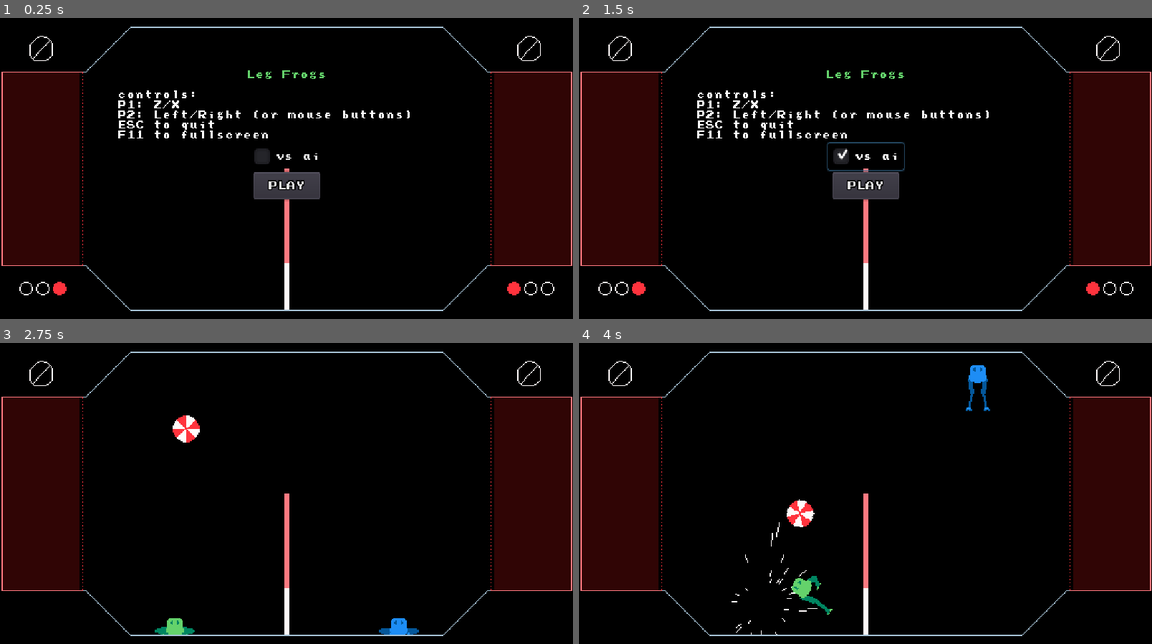
Above: before the commit, frames 1-4 (two rows, left to right).
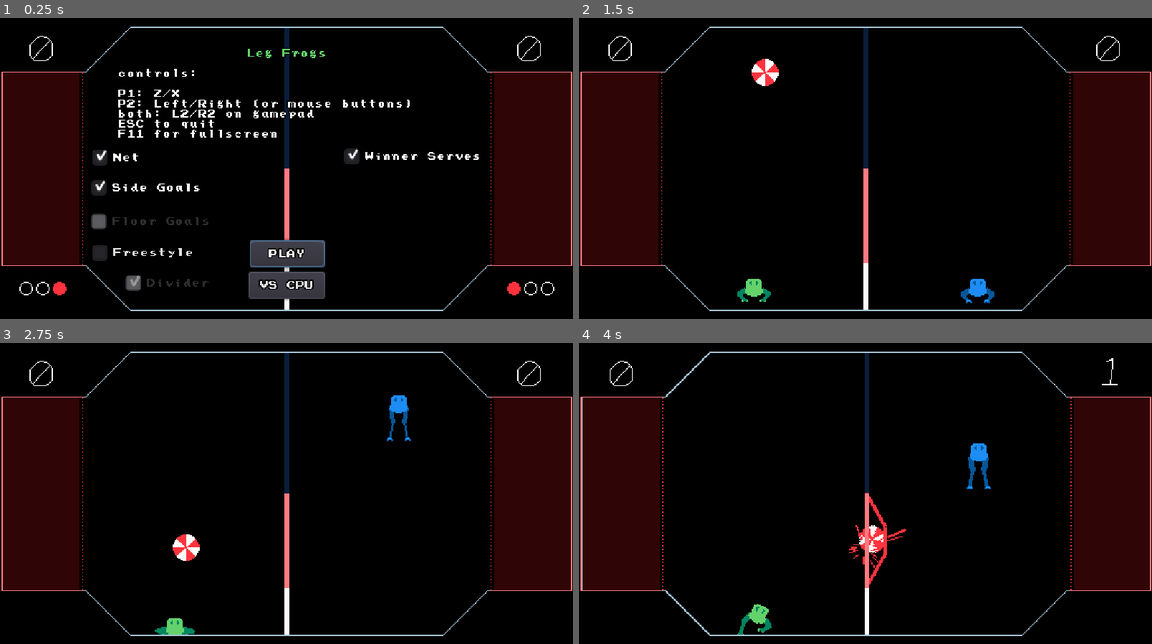
Above: after the commit, the same moments.

Repository: uzkbwza/leg-frogs
Game: Godot game, scene res://Game.tscn
The game is run twice, just before and just after one commit, with the same random seed, the same clock (stepped at 60 frames per second) and the same inputs.
Inputs (mouse positions are in pixels of both pictures, inside the frame that each line leads up to):
- Up to frame 1 (0.25 s): no input
- Up to frame 2 (1.5 s): click (865, 156) at 0.5 s, where only the run before the commit has a clickable "vs ai"; click (865, 285) at 1.25 s, where only the run after the commit has a clickable "VS CPU"
- Up to frame 3 (2.75 s): click (286, 511) at 2 s, where only the run before the commit has a clickable "PLAY"
- Up to frame 4 (4 s): tap Enter (ui_accept) at 2.75, 2.85, 3.02, 3.32, 3.6, 3.77 s; hold Z (left_foot) from 3.53 s (still down)

The runs differ from the first frame. In frame 1, 6.7% of the frame differs, in the area x 15-84%, y 3-95%; in frame 2, 3.7%; in frame 3, 1.6%; in frame 4, 3.3%.

Commit message:
day1 update

Diff:
--- a/Ball.gd
+++ b/Ball.gd
@@ -67,6 +67,8 @@
 			num_bounces = 0
 		if body.is_in_group("floor"):
 			num_bounces += 1
+			if get_parent().freestyle:
+				num_bounces = 1
 			if num_bounces > 2:
 				emit_signal("hit", global_position, true)
 				get_parent().score(last_side_hit, true)
@@ -81,6 +83,10 @@
 		else:
 			emit_signal("hit", hit_point, false)
 	elif body.is_in_group("net"):
+		if linear_velocity.x < 0:
+			last_side_hit = Game.Side.Right
+		elif linear_velocity.x > 0:
+			last_side_hit = Game.Side.Left
 		if !scored:
 			get_parent().score(last_side_hit, true)
 		if can_hit_effect:
--- a/BallHitter.gd
+++ b/BallHitter.gd
@@ -10,7 +10,7 @@
 
 func _ready():
 	prev_position = global_position
-
+	add_collision_exception_with(get_parent())
 func _physics_process(delta):
 	angle = (global_position - prev_position).angle()
 	prev_position = global_position
--- a/Foot.tscn
+++ b/Foot.tscn
@@ -24,7 +24,7 @@
 texture = ExtResource( 3 )
 
 [node name="Collider" type="StaticBody2D" parent="Sprite"]
-collision_layer = 4
+collision_layer = 6
 collision_mask = 0
 script = ExtResource( 2 )
 
--- a/Frog.tscn
+++ b/Frog.tscn
@@ -28,7 +28,7 @@
 
 [node name="Frog" type="RigidBody2D"]
 collision_layer = 2
-collision_mask = 1057
+collision_mask = 1059
 mass = 0.5
 physics_material_override = SubResource( 1 )
 gravity_scale = 3.0
@@ -53,7 +53,7 @@
 input_action = "right_foot"
 
 [node name="ObjectCollider" type="StaticBody2D" parent="."]
-collision_layer = 4
+collision_layer = 6
 collision_mask = 0
 script = ExtResource( 2 )
 
@@ -82,7 +82,7 @@
 shape = SubResource( 5 )
 
 [node name="LeftHipCollider" type="StaticBody2D" parent="."]
-collision_layer = 4
+collision_layer = 6
 collision_mask = 0
 script = ExtResource( 2 )
 
@@ -91,7 +91,7 @@
 shape = SubResource( 6 )
 
 [node name="LeftKneeCollider" type="StaticBody2D" parent="."]
-collision_layer = 4
+collision_layer = 6
 collision_mask = 0
 script = ExtResource( 2 )
 
@@ -100,7 +100,7 @@
 shape = SubResource( 6 )
 
 [node name="RightHipCollider" type="StaticBody2D" parent="."]
-collision_layer = 4
+collision_layer = 6
 collision_mask = 0
 script = ExtResource( 2 )
 
@@ -109,7 +109,7 @@
 shape = SubResource( 6 )
 
 [node name="RightKneeCollider" type="StaticBody2D" parent="."]
-collision_layer = 4
+collision_layer = 6
 collision_mask = 0
 script = ExtResource( 2 )
 
--- a/FrogP2.tscn
+++ b/FrogP2.tscn
@@ -28,7 +28,7 @@
 
 [node name="FrogP2" type="RigidBody2D"]
 collision_layer = 2
-collision_mask = 1057
+collision_mask = 1059
 mass = 0.5
 physics_material_override = SubResource( 1 )
 gravity_scale = 3.0
@@ -57,7 +57,7 @@
 p2 = true
 
 [node name="ObjectCollider" type="StaticBody2D" parent="."]
-collision_layer = 4
+collision_layer = 6
 collision_mask = 0
 script = ExtResource( 3 )
 
@@ -86,7 +86,7 @@
 shape = SubResource( 5 )
 
 [node name="LeftHipCollider" type="StaticBody2D" parent="."]
-collision_layer = 4
+collision_layer = 6
 collision_mask = 0
 script = ExtResource( 3 )
 
@@ -95,7 +95,7 @@
 shape = SubResource( 6 )
 
 [node name="LeftKneeCollider" type="StaticBody2D" parent="."]
-collision_layer = 4
+collision_layer = 6
 collision_mask = 0
 script = ExtResource( 3 )
 
@@ -104,7 +104,7 @@
 shape = SubResource( 6 )
 
 [node name="RightHipCollider" type="StaticBody2D" parent="."]
-collision_layer = 4
+collision_layer = 6
 collision_mask = 0
 script = ExtResource( 3 )
 
@@ -113,7 +113,7 @@
 shape = SubResource( 6 )
 
 [node name="RightKneeCollider" type="StaticBody2D" parent="."]
-collision_layer = 4
+collision_layer = 6
 collision_mask = 0
 script = ExtResource( 3 )
 
--- a/Game.gd
+++ b/Game.gd
@@ -22,6 +22,13 @@
 onready var ball = $Ball
 var scored_side
 var rng = RandomNumberGenerator.new()
+var side_goals = true
+var net = true
+var floor_goals = false
+var freestyle = false
+var initiated = false
+var divider = true
+var winner_serves = true
 
 var scores = {
 	Side.Left: 0,
@@ -35,59 +42,75 @@
 export var max_score = 1
 
 # Called when the node enters the scene tree for the first time.
-func start(side=Side.Left):
+func start(side=[Side.Left, Side.Right][rng.randi() % 2]):
+	if !initiated:
+		if !side_goals:
+			$Border1.hide()
+			$Border2.hide()
+			$Bg.hide()
+			$P1OutZone/CollisionShape2D.call_deferred("set", "disabled", true)
+			$P2OutZone/CollisionShape2D.call_deferred("set", "disabled", true)
+			$NoSideGoalsFloor/CollisionShape2D6.call_deferred("set", "disabled", false)
+			$NoSideGoalsFloor/CollisionShape2D8.call_deferred("set", "disabled", false)
+		if !net:
+			$Net.queue_free()
+		if !divider:
+			$Wall/CollisionShape2D5.call_deferred("set", "disabled", true)
+
 	winner = null
 	$P1Tally.frame = 0
 	$P2Tally.frame = 0
 	if $StartScreen.visible:
 		$StartScreen.hide()
-	var p1_position = Vector2(256 - x_pos, y_pos)
-	var p2_position = Vector2(256 + x_pos, y_pos)
-	var ball_position = Vector2()
-	if side == Side.Left:
-		ball_position = p1_position
-		ball_position.x += ball_in_front
-	else:
-		ball_position = p2_position
-		ball_position.x -= ball_in_front
-	ball_position.y -= ball_height
-	ball.reset(ball_position)
-	p1.reset(p1_position)
-	p2.reset(p2_position)
-	var first_match = true
-	for score in scores.values():
-		if score != 0:
-			first_match = false
-	if first_match:
-		$GameStart.play()
-#	ball.apply_central_impulse(Vector2.UP * ball_serve_power)
-#	yield(get_tree(), "idle_frame")
-#	ball.sleeping = true
-
-	$Net.reset_net(true)
-	yield(get_tree(), "physics_frame")
-	yield(get_tree(), "physics_frame")
-	yield(get_tree(), "physics_frame")
-	ball.linear_velocity = Vector2()
-	ball.angular_velocity = 0
+	if !freestyle or !initiated:
+		var p1_position = Vector2(256 - x_pos, y_pos)
+		var p2_position = Vector2(256 + x_pos, y_pos)
+		var ball_position = Vector2()
+		if side == Side.Left:
+			ball_position = p1_position
+			ball_position.x += ball_in_front
+		else:
+			ball_position = p2_position
+			ball_position.x -= ball_in_front
+		ball_position.y -= ball_height
+		ball.reset(ball_position)
+		p1.reset(p1_position)
+		p2.reset(p2_position)
+		var first_match = true
+		for score in scores.values():
+			if score != 0:
+				first_match = false
+		if first_match:
+			$GameStart.play()
+	#	ball.apply_central_impulse(Vector2.UP * ball_serve_power)
+	#	yield(get_tree(), "idle_frame")
+	#	ball.sleeping = true
+		if has_node("Net"):
+			$Net.reset_net(true)
+	yield(get_tree(), "physics_frame")
+	yield(get_tree(), "physics_frame")
+	yield(get_tree(), "physics_frame")
+	if !freestyle or !initiated:
+		ball.linear_velocity = Vector2()
+		ball.angular_velocity = 0
 	ball.scored = false
+	initiated = true
 
 func _ready():
 	$P2Score.position = $P1Score.position
 	$P2Score.position.x = 512 - $P2Score.position.x
+	$StartScreen/Button.grab_focus()
 #	start()
 	Engine.time_scale = 1.0
 	get_tree().paused = true
 
 func _physics_process(delta):
-#	if get_tree().paused and !started and Input.is_action_just_pressed("ui_accept"):
-#		start()
-#		get_tree().paused = false
-#		started = true
 	if !get_tree().paused and Input.is_action_just_pressed("ui_cancel"):
 		get_tree().reload_current_scene()
 	for node in [$Border1, $Border2]:
 		node.offset = $Camera2D.offset / 2
+
+func _process(delta):
 	if Input.is_action_just_pressed("fullscreen"):
 		OS.window_fullscreen = !OS.window_fullscreen
 
@@ -109,22 +132,23 @@
 			var temp = scored_side
 			scored_side = opposite_side
 			opposite_side = temp
-		scores[scored_side] += 1
-		$FreezeTimer.start()
+		if !freestyle:
+			scores[scored_side] += 1
+			Engine.time_scale = 0.25
+		$FreezeTimer.start(0.25)
 		$Camera2D.screenshake(0.15, -ball.dir)
 
 		ball.get_node("Score").play()
 	##	ball.contact_monitor = false
 	#	get_tree().paused = true
-		Engine.time_scale = 0.25
-		if scores[scored_side] >= max_score:
-			$EndGame.play()
-			end_game(scored_side)
-		else:
-			$Score.play()
+
+		if !freestyle:
+			if scores[scored_side] >= max_score:
+				$EndGame.play()
+				end_game(scored_side)
+			else:
+				$Score.play()
 		score_sprites[scored_side].frame = scores[scored_side]
-
-	pass
 
 func end_game(scored_side):
 	$FreezeTimer.start(0.5)
@@ -164,23 +188,65 @@
 func _on_FreezeTimer_timeout():
 	get_tree().paused = false
 	yield(get_tree(), "physics_frame")
-	start(scored_side)
+	if winner_serves:
+		start(scored_side)
+	else:
+		start((scored_side + 1) % 2)
 	Engine.time_scale = 1.0
 #	ball.contact_monitor = true
 #	pass # Replace with function body.
 
 func _on_HitFreezeTimer_timeout():
 	Engine.time_scale = 1.0
-	pass # Replace with function body.
 
 
 func _on_Button_pressed():
 	start()
 	get_tree().paused = false
 	started = true
-	pass # Replace with function body.
 
 
 func _on_CheckBox_toggled(button_pressed):
 	p2.ai = button_pressed
-	pass # Replace with function body.
+	_on_Button_pressed()
+
+
+func _on_VsAi_pressed():
+	p2.ai = true
+	_on_Button_pressed()
+
+
+func _on_SideGoals_toggled(button_pressed):
+	for node in [$Border1, $Border2, $Bg]:
+		node.visible = button_pressed
+	side_goals = button_pressed
+
+
+func _on_Net_toggled(button_pressed):
+	$Net.visible = button_pressed
+	net = button_pressed
+	pass # Replace with function body.
+
+
+func _on_FreestyleMode_toggled(button_pressed):
+	freestyle = button_pressed
+	$P1Score.visible = !button_pressed
+	$P2Score.visible = !button_pressed
+	$P1Tally.visible = !button_pressed
+	$P2Tally.visible = !button_pressed
+	$StartScreen/Divider.disabled = !button_pressed
+	if !button_pressed:
+		$StartScreen/Divider.pressed = true
+#	_on_SideGoals_toggled(!button_pressed)
+	pass # Replace with function body.
+
+
+func _on_Divider_toggled(button_pressed):
+	$Divider.visible = button_pressed
+	divider = button_pressed
+	pass # Replace with function body.
+
+
+func _on_WinnerServes_toggled(button_pressed):
+	winner_serves = button_pressed
+	pass # Replace with function body.
--- a/Game.tscn
+++ b/Game.tscn
@@ -16,6 +16,9 @@
 [ext_resource path="res://Label.gd" type="Script" id=14]
 [ext_resource path="res://sounds/Pickup_coin 11 (1).wav" type="AudioStream" id=15]
 [ext_resource path="res://sprites/black.png" type="Texture" id=16]
+[ext_resource path="res://sprites/bg2.png" type="Texture" id=17]
+[ext_resource path="res://sprites/border2.png" type="Texture" id=18]
+[ext_resource path="res://sprites/divider.png" type="Texture" id=19]
 
 [sub_resource type="RectangleShape2D" id=1]
 extents = Vector2( 10, 128 )
@@ -112,6 +115,14 @@
 script = ExtResource( 7 )
 max_score = 10
 
+[node name="Bg2" type="Sprite" parent="."]
+z_index = -1000
+texture = ExtResource( 17 )
+centered = false
+__meta__ = {
+"_edit_lock_": true
+}
+
 [node name="Bg" type="Sprite" parent="."]
 z_index = -1000
 texture = ExtResource( 2 )
@@ -121,6 +132,11 @@
 "_edit_lock_": true
 }
 
+[node name="Divider" type="Sprite" parent="."]
+position = Vector2( 256, 128 )
+z_index = -999
+texture = ExtResource( 19 )
+
 [node name="Frog" parent="." instance=ExtResource( 1 )]
 pause_mode = 1
 position = Vector2( -71, 216 )
@@ -130,6 +146,18 @@
 pause_mode = 1
 position = Vector2( 570, 209 )
 
+[node name="Border3" type="Sprite" parent="."]
+z_index = 2
+texture = ExtResource( 18 )
+centered = false
+
+[node name="Border4" type="Sprite" parent="."]
+position = Vector2( 256, 0 )
+z_index = 2
+texture = ExtResource( 18 )
+centered = false
+flip_h = true
+
 [node name="Border1" type="Sprite" parent="."]
 z_index = 2
 texture = ExtResource( 4 )
@@ -145,7 +173,7 @@
 [node name="Bounds" type="StaticBody2D" parent="." groups=[
 "bounds",
 ]]
-z_index = 1
+z_index = 2
 collision_mask = 0
 
 [node name="CollisionShape2D" type="CollisionShape2D" parent="Bounds"]
@@ -190,7 +218,7 @@
 "bounds",
 "floor",
 ]]
-z_index = 1
+z_index = 2
 collision_mask = 0
 
 [node name="CollisionShape2D4" type="CollisionShape2D" parent="Floor"]
@@ -207,6 +235,23 @@
 position = Vector2( 435, 255 )
 rotation = 3.14159
 shape = SubResource( 3 )
+
+[node name="NoSideGoalsFloor" type="StaticBody2D" parent="." groups=[
+"bounds",
+"floor",
+]]
+z_index = 2
+collision_mask = 0
+
+[node name="CollisionShape2D6" type="CollisionShape2D" parent="NoSideGoalsFloor"]
+position = Vector2( 38, 235 )
+shape = SubResource( 4 )
+disabled = true
+
+[node name="CollisionShape2D8" type="CollisionShape2D" parent="NoSideGoalsFloor"]
+position = Vector2( 474, 235 )
+shape = SubResource( 4 )
+disabled = true
 
 [node name="Wall" type="StaticBody2D" parent="."]
 z_index = 1
@@ -270,57 +315,6 @@
 
 [node name="Tween" type="Tween" parent="Camera2D"]
 
-[node name="StartScreen" type="RichTextLabel" parent="."]
-anchor_left = 0.5
-anchor_top = 0.5
-anchor_right = 0.5
-anchor_bottom = 0.5
-margin_left = 105.0
-margin_top = 40.0
-margin_right = 407.0
-margin_bottom = 256.0
-rect_pivot_offset = Vector2( 350, 42 )
-theme = ExtResource( 10 )
-bbcode_enabled = true
-bbcode_text = "[center][color=#64d26b]Leg Frogs[/color][/center]
-
-controls:
-P1: Z/X
-P2: Left/Right (or mouse buttons)
-ESC to quit
-F11 to fullscreen"
-text = "Leg Frogs
-
-controls:
-P1: Z/X
-P2: Left/Right (or mouse buttons)
-ESC to quit
-F11 to fullscreen"
-__meta__ = {
-"_edit_lock_": true,
-"_edit_use_anchors_": false
-}
-
-[node name="CheckBox" type="CheckBox" parent="StartScreen"]
-margin_left = 117.0
-margin_top = 65.0
-margin_right = 185.0
-margin_bottom = 89.0
-text = "vs ai"
-__meta__ = {
-"_edit_use_anchors_": false
-}
-
-[node name="Button" type="Button" parent="StartScreen"]
-margin_left = 121.0
-margin_top = 91.0
-margin_right = 181.0
-margin_bottom = 115.0
-text = "PLAY"
-__meta__ = {
-"_edit_use_anchors_": false
-}
-
 [node name="Score" type="AudioStreamPlayer" parent="."]
 stream = ExtResource( 11 )
 bus = "Fx"
@@ -356,7 +350,8 @@
 z_index = 1
 texture = ExtResource( 16 )
 
-[node name="Label" type="Label" parent="."]
+[node name="Winner" type="Label" parent="."]
+visible = false
 margin_left = 119.0
 margin_top = 128.0
 margin_right = 199.0
@@ -370,12 +365,147 @@
 "_edit_use_anchors_": false
 }
 
-[node name="Flash" type="Timer" parent="Label"]
+[node name="Flash" type="Timer" parent="Winner"]
 wait_time = 0.032
 autostart = true
 
+[node name="StartScreen" type="RichTextLabel" parent="."]
+anchor_left = 0.5
+anchor_top = 0.5
+anchor_right = 0.5
+anchor_bottom = 0.5
+margin_left = 105.0
+margin_top = 21.0
+margin_right = 407.0
+margin_bottom = 256.0
+rect_pivot_offset = Vector2( 350, 42 )
+rect_clip_content = false
+theme = ExtResource( 10 )
+bbcode_enabled = true
+bbcode_text = "[center][color=#64d26b]Leg Frogs[/color][/center]
+
+controls:
+
+P1: Z/X
+P2: Left/Right (or mouse buttons)
+both: L2/R2 on gamepad
+ESC to quit
+F11 for fullscreen"
+text = "Leg Frogs
+
+controls:
+
+P1: Z/X
+P2: Left/Right (or mouse buttons)
+both: L2/R2 on gamepad
+ESC to quit
+F11 for fullscreen"
+__meta__ = {
+"_edit_use_anchors_": false
+}
+
+[node name="VsAi" type="Button" parent="StartScreen"]
+anchor_left = 0.5
+anchor_top = 0.5
+anchor_right = 0.5
+anchor_bottom = 0.5
+margin_left = -34.0
+margin_top = 81.0
+margin_right = 34.0
+margin_bottom = 105.0
+text = "VS CPU"
+__meta__ = {
+"_edit_use_anchors_": false
+}
+
+[node name="Button" type="Button" parent="StartScreen"]
+anchor_left = 0.5
+anchor_top = 0.5
+anchor_right = 0.5
+anchor_bottom = 0.5
+margin_left = -33.0
+margin_top = 53.0
+margin_right = 34.0
+margin_bottom = 77.0
+text = "PLAY"
+__meta__ = {
+"_edit_use_anchors_": false
+}
+
+[node name="Net" type="CheckBox" parent="StartScreen"]
+margin_left = -28.0
+margin_top = 85.0
+margin_right = 24.0
+margin_bottom = 109.0
+pressed = true
+text = "Net"
+__meta__ = {
+"_edit_use_anchors_": false
+}
+
+[node name="SideGoals" type="CheckBox" parent="StartScreen"]
+margin_left = -29.0
+margin_top = 112.0
+margin_right = 79.0
+margin_bottom = 136.0
+pressed = true
+text = "Side Goals"
+__meta__ = {
+"_edit_use_anchors_": false
+}
+
+[node name="FloorGoals" type="CheckBox" parent="StartScreen"]
+margin_left = -29.0
+margin_top = 142.0
+margin_right = 87.0
+margin_bottom = 166.0
+disabled = true
+text = "Floor Goals"
+__meta__ = {
+"_edit_use_anchors_": false
+}
+
+[node name="FreestyleMode" type="CheckBox" parent="StartScreen"]
+margin_left = -28.0
+margin_top = 170.0
+margin_right = 72.0
+margin_bottom = 194.0
+text = "Freestyle"
+__meta__ = {
+"_edit_use_anchors_": false
+}
+
+[node name="Divider" type="CheckBox" parent="StartScreen"]
+margin_left = 2.0
+margin_top = 197.0
+margin_right = 102.0
+margin_bottom = 221.0
+disabled = true
+pressed = true
+text = "Divider"
+__meta__ = {
+"_edit_use_anchors_": false
+}
+
+[node name="WinnerServes" type="CheckBox" parent="StartScreen"]
+margin_left = 197.0
+margin_top = 84.0
+margin_right = 361.0
+margin_bottom = 108.0
+pressed = true
+text = "Winner Serves"
+__meta__ = {
+"_edit_use_anchors_": false
+}
+
 [connection signal="timeout" from="FreezeTimer" to="." method="_on_FreezeTimer_timeout"]
 [connection signal="timeout" from="HitFreezeTimer" to="." method="_on_HitFreezeTimer_timeout"]
-[connection signal="toggled" from="StartScreen/CheckBox" to="." method="_on_CheckBox_toggled"]
+[connection signal="timeout" from="Winner/Flash" to="Winner" method="_on_Flash_timeout"]
+[connection signal="pressed" from="StartScreen/VsAi" to="." method="_on_VsAi_pressed"]
+[connection signal="toggled" from="StartScreen/VsAi" to="." method="_on_CheckBox_toggled"]
 [connection signal="pressed" from="StartScreen/Button" to="." method="_on_Button_pressed"]
-[connection signal="timeout" from="Label/Flash" to="Label" method="_on_Flash_timeout"]
+[connection signal="toggled" from="StartScreen/Net" to="." method="_on_Net_toggled"]
+[connection signal="toggled" from="StartScreen/SideGoals" to="." method="_on_SideGoals_toggled"]
+[connection signal="toggled" from="StartScreen/FreestyleMode" to="." method="_on_FreestyleMode_toggled"]
+[connection signal="toggled" from="StartScreen/Divider" to="." method="_on_Divider_toggled"]
+[connection signal="toggled" from="StartScreen/WinnerServes" to="." method="_on_WinnerServes_toggled"]
--- a/project.godot
+++ b/project.godot
@@ -81,11 +81,15 @@
 left_foot={
 "deadzone": 0.5,
 "events": [ Object(InputEventKey,"resource_local_to_scene":false,"resource_name":"","device":0,"alt":false,"shift":false,"control":false,"meta":false,"command":false,"pressed":false,"scancode":90,"unicode":0,"echo":false,"script":null)
+, Object(InputEventJoypadButton,"resource_local_to_scene":false,"resource_name":"","device":0,"button_index":6,"pressure":0.0,"pressed":false,"script":null)
+, Object(InputEventJoypadButton,"resource_local_to_scene":false,"resource_name":"","device":0,"button_index":4,"pressure":0.0,"pressed":false,"script":null)
  ]
 }
 right_foot={
 "deadzone": 0.5,
 "events": [ Object(InputEventKey,"resource_local_to_scene":false,"resource_name":"","device":0,"alt":false,"shift":false,"control":false,"meta":false,"command":false,"pressed":false,"scancode":88,"unicode":0,"echo":false,"script":null)
+, Object(InputEventJoypadButton,"resource_local_to_scene":false,"resource_name":"","device":0,"button_index":7,"pressure":0.0,"pressed":false,"script":null)
+, Object(InputEventJoypadButton,"resource_local_to_scene":false,"resource_name":"","device":0,"button_index":5,"pressure":0.0,"pressed":false,"script":null)
  ]
 }
 tongue={
@@ -97,12 +101,16 @@
 "deadzone": 0.5,
 "events": [ Object(InputEventKey,"resource_local_to_scene":false,"resource_name":"","device":0,"alt":false,"shift":false,"control":false,"meta":false,"command":false,"pressed":false,"scancode":16777231,"unicode":0,"echo":false,"script":null)
 , Object(InputEventMouseButton,"resource_local_to_scene":false,"resource_name":"","device":0,"alt":false,"shift":false, …(202 unchanged characters)…
+, Object(InputEventJoypadButton,"resource_local_to_scene":false,"resource_name":"","device":1,"button_index":6,"pressure":0.0,"pressed":false,"script":null)
+, Object(InputEventJoypadButton,"resource_local_to_scene":false,"resource_name":"","device":1,"button_index":4,"pressure":0.0,"pressed":false,"script":null)
  ]
 }
 right_foot_p2={
 "deadzone": 0.5,
 "events": [ Object(InputEventKey,"resource_local_to_scene":false,"resource_name":"","device":0,"alt":false,"shift":false,"control":false,"meta":false,"command":false,"pressed":false,"scancode":16777233,"unicode":0,"echo":false,"script":null)
 , Object(InputEventMouseButton,"resource_local_to_scene":false,"resource_name":"","device":0,"alt":false,"shift":false, …(202 unchanged characters)…
+, Object(InputEventJoypadButton,"resource_local_to_scene":false,"resource_name":"","device":1,"button_index":7,"pressure":0.0,"pressed":false,"script":null)
+, Object(InputEventJoypadButton,"resource_local_to_scene":false,"resource_name":"","device":1,"button_index":5,"pressure":0.0,"pressed":false,"script":null)
  ]
 }
 fullscreen={
Not shown: 1 places in Game.tscn that only renumber resources
Not shown, changed: export_presets.cfg
Binary file added: sprites/bg2.png
Not shown, added: sprites/bg2.png.import
Binary file added: sprites/border2.png
Not shown, added: sprites/border2.png.import
Binary file added: sprites/divider.png
Not shown, added: sprites/divider.png.import
